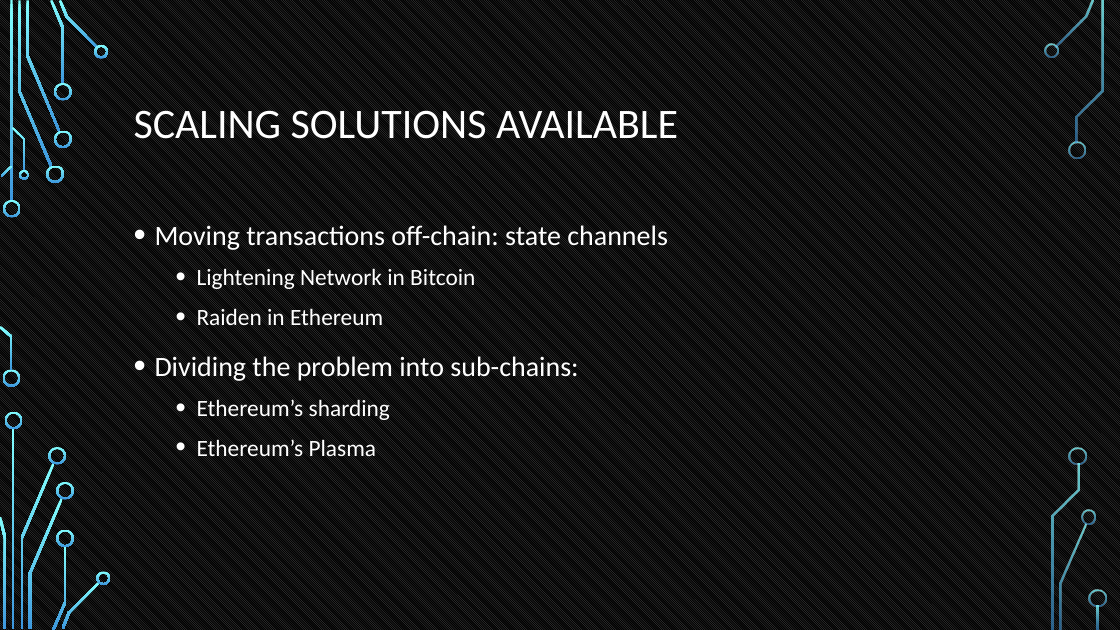
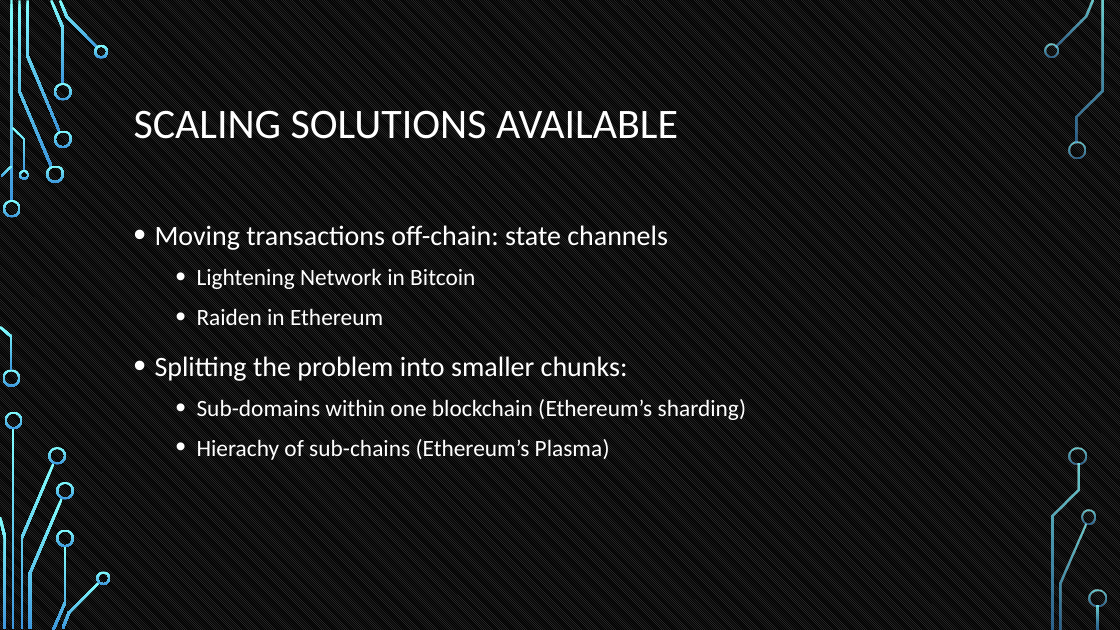
Before and after one commit to tokenika/tokenika.github.io, a slide deck: slide 15 of WarsawBlock(3).pptx. Drawn at 1120x630 pixels with LibreOffice and Linux fonts; fonts in the diff are those of the drawing; background and template pictures are left out. Boxes give left, top, right and bottom in pixels: in the first picture for what was removed or moved away, otherwise in the second. Text is boxed around its words. In the diff, an @@ line names an element or a change of style, - is before the commit and + after.

```diff
--- a/WarsawBlock(3).pptx
+++ b/WarsawBlock(3).pptx
@@ text at box(155, 356, 746, 460): text changed @@
-• Dividing the problem into sub-chains:
-  • Ethereum’s sharding
-  • Ethereum’s Plasma
+• Splitting the problem into smaller chunks:
+  • Sub-domains within one blockchain (Ethereum’s sharding)
+  • Hierachy of sub-chains (Ethereum’s Plasma)
```
Also in this commit, not shown: 9 other slides changed, 2 other files.
